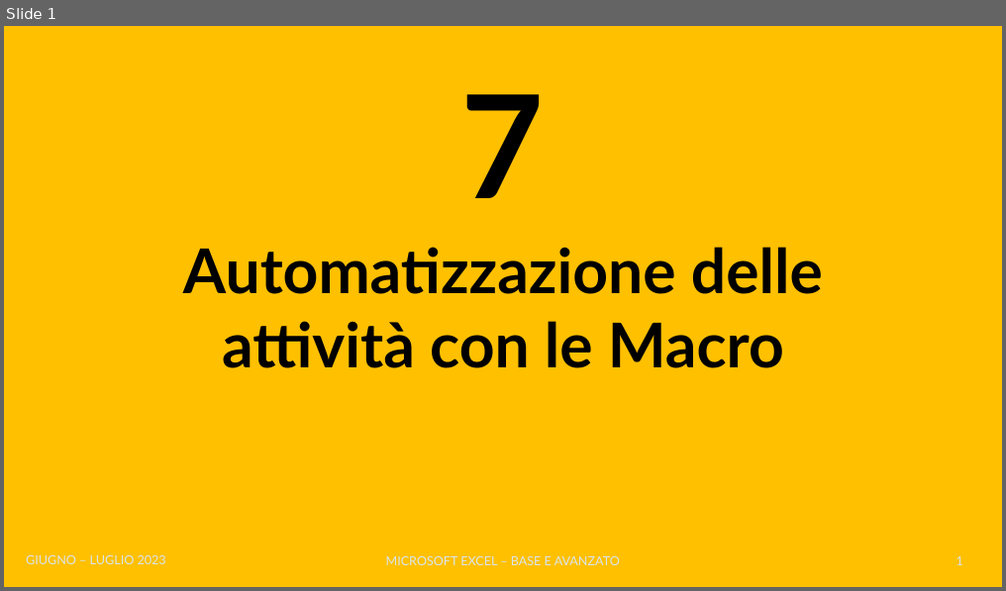
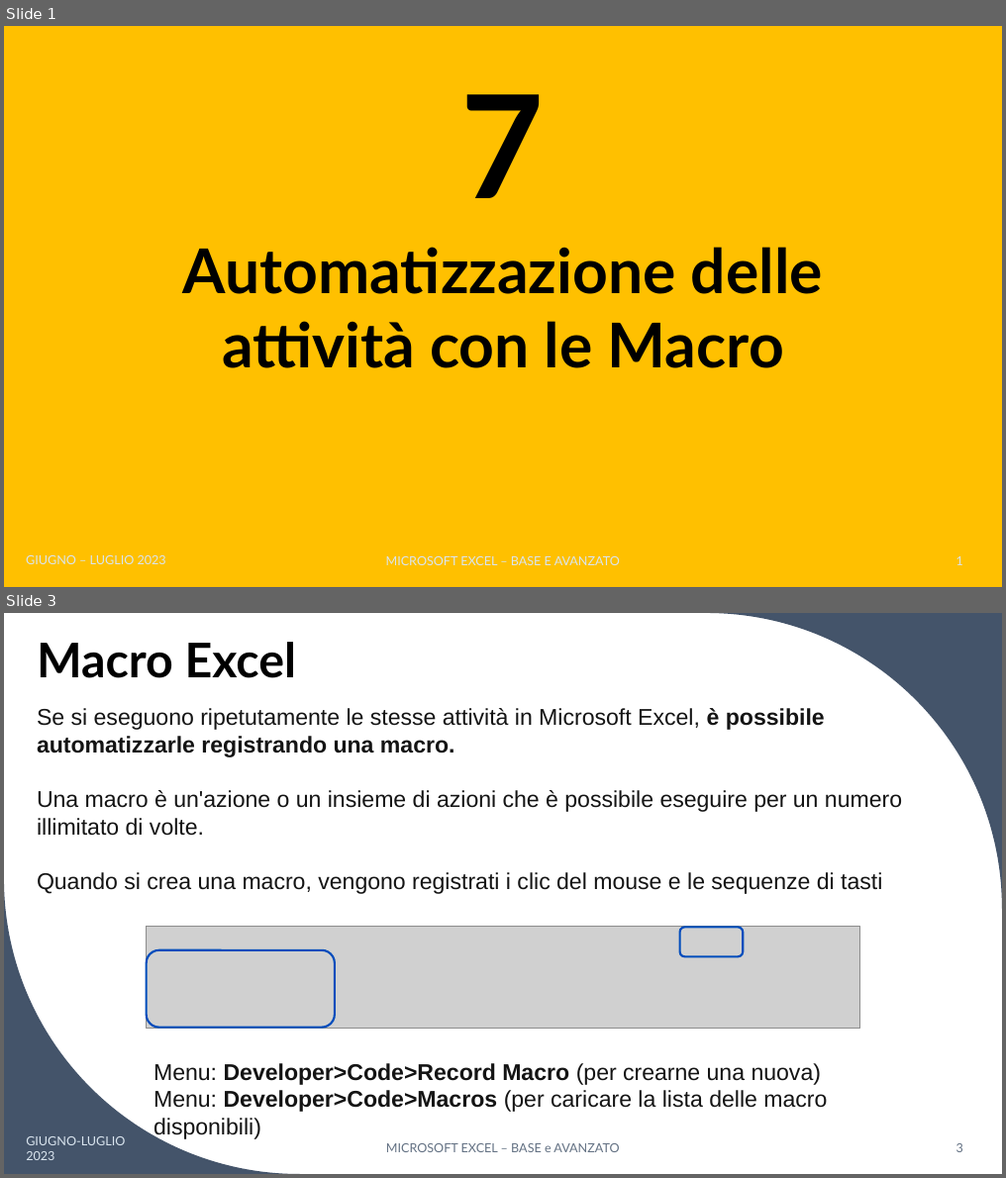
Before and after one commit to teispir/excel, a slide deck: ppt/Corso_Excel_Base_Avanzato_Parte7.pptx. Shown one above the other, each under a label of ours: slide 1 before the commit, slides 1 and 3 after it; the slides between them are not shown. The pictures are 1006x591 and 1006x1178 pixels, drawn with LibreOffice and Linux fonts; fonts in the diff are those of the drawing; grey boxes stand for pictures. Boxes give left, top, right and bottom in pixels: in the first picture for what was removed or moved away, otherwise in the second. Text is boxed around its words. In the diff, an @@ line names an element or a change of style, - is before the commit and + after.

```diff
--- a/ppt/Corso_Excel_Base_Avanzato_Parte7.pptx
+++ b/ppt/Corso_Excel_Base_Avanzato_Parte7.pptx
@@ slide 3 added at [4,613,1002,1174], background #FFFFFF @@
@@ title added at [37,642,296,678], 46 pt, text #000000, bold @@
+Macro Excel
@@ freeform shape added at [706,613,1002,909], fill #44546A @@
@@ text added at [37,708,902,894], 22 pt, text #141414 @@
+Se si eseguono ripetutamente le stesse attività in Microsoft Excel, è possibile automatizzarle registrando una macro.
+Una macro è un'azione o un insieme di azioni che è possibile eseguire per un numero illimitato di volte.
+Quando si crea una macro, vengono registrati i clic del mouse e le sequenze di tasti
@@ freeform shape added at [4,878,300,1174], fill #44546A @@
@@ picture added at [147,927,859,1029] @@
@@ rounded rectangle added at [680,928,743,958], outline #004DBD 2 pt @@
@@ rounded rectangle added at [147,951,335,1028], outline #004DBD 2 pt @@
@@ text added at [153,1063,827,1112], 22 pt, text #141414 @@
+Menu: Developer>Code>Record Macro (per crearne una nuova)
+Menu: Developer>Code>Macros (per caricare la lista delle macro disponibili)
@@ text added at [26,1137,125,1160], 12 pt, text #DAE5EF @@
+GIUGNO-LUGLIO 2023
@@ text added at [386,1144,619,1153], 12 pt, text #637183 @@
+MICROSOFT EXCEL – BASE e AVANZATO
@@ page number added at [956,1144,963,1153], 12 pt, text #637183 @@
+3
```
Also in this commit, not shown: 12 other slides added, 49 other files.
